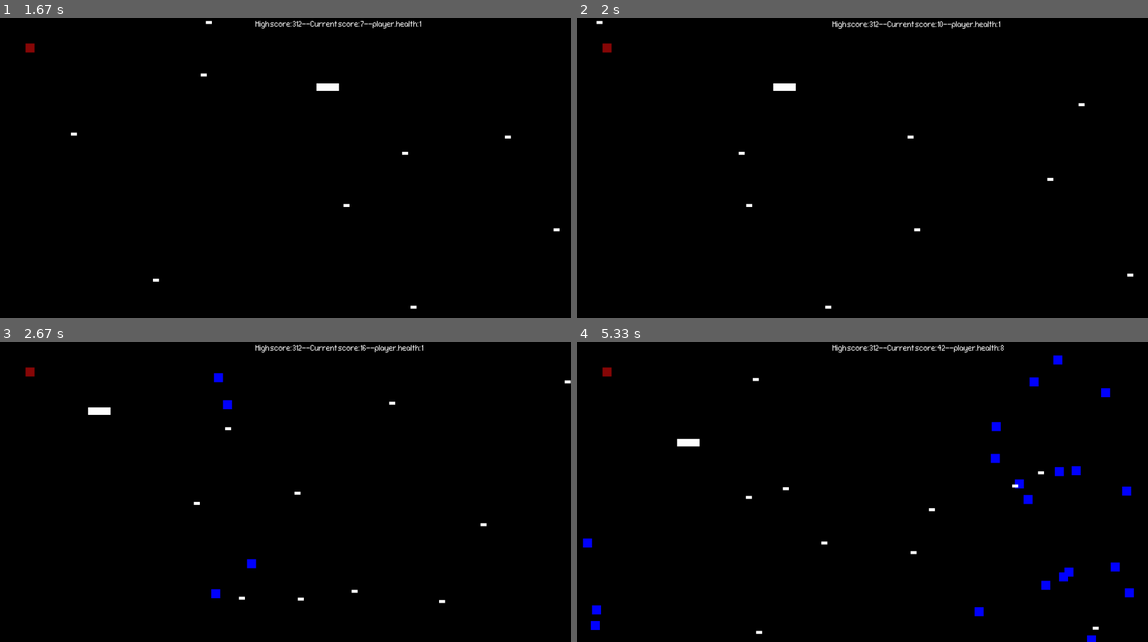
Above: before the commit, frames 1-4 (two rows, left to right).
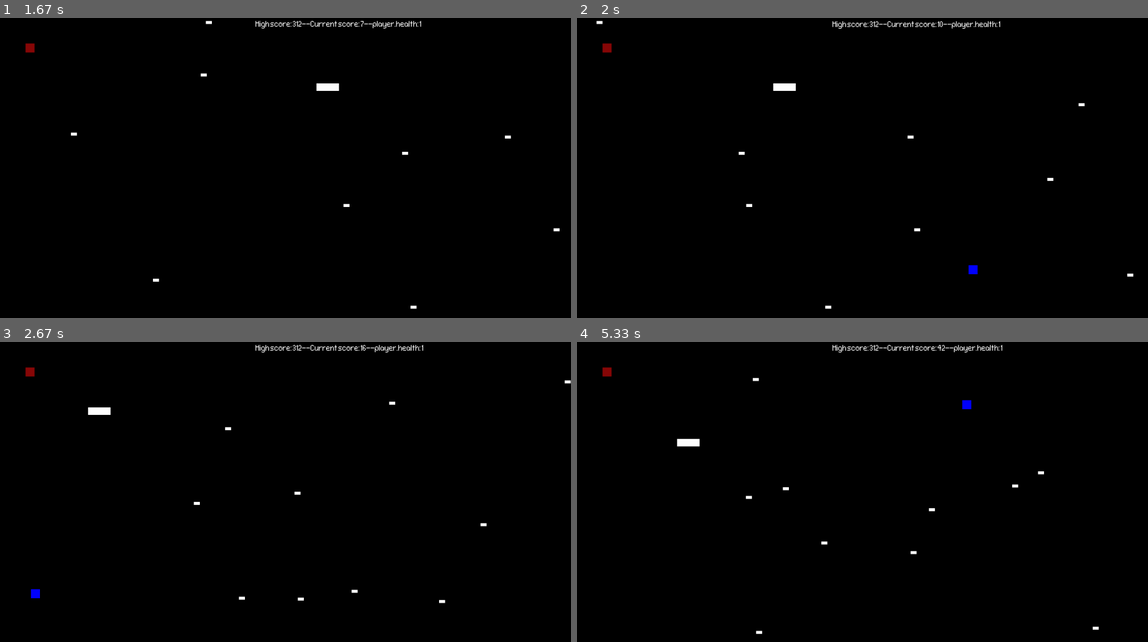
Above: after the commit, the same moments.

Repository: freshJester/pygame-prototypes
Game: pygame game, started from ver2_with_armor.py
Two runs of this game, one before a commit and one after it. Both use one fixed random seed, a clock stepped at 60 frames per second and the inputs below.
Inputs:
- Up to frame 1 (1.67 s): hold D 0.33-0.8 s; hold W 0.83-1.13 s; hold D 1.17-1.63 s
- Up to frame 2 (2 s): hold A from 1.67 s (still down)
- Up to frame 3 (2.67 s): release A at 2.2 s; hold A from 2.57 s (still down)
- Up to frame 4 (5.33 s): release A at 2.97 s; hold W 3-3.37 s; hold D 3.4-4.03 s; hold S 4.07-4.43 s; hold A 4.47-4.93 s; hold D from 4.97 s (still down)

Frame 1 is identical in both runs. In frame 2, less than 0.1% of the frame differs, in the area x 68-71%, y 82-86%; in frame 3, 0.3%; in frame 4, 1.1%, in the area x 1-98%, y 0-100%.

Commit message:
armor frequency reduced

Diff:
--- a/ver2_with_armor.py
+++ b/ver2_with_armor.py
@@ -177,10 +177,12 @@
 
 # Run until the user asks to quit
 running = True
-armor_check=False
 score = 0
+time = 0
 while running:
     print("PLAYER.HEALTH: ", player.health)
+    time += 1
+
     # Did the user click the window close button?
     for event in pygame.event.get():
         # Did the user hit a key?
@@ -213,7 +215,7 @@
     #     if type(entity) == armor:
     #         armor_check = True
 
-    if score % 10 == 0 and score != 0:
+    if time % 100 == 0 and time != 0:
         # Create the new armor and add it to sprite groups
         new_armor = Armor()
         armors.add(new_armor)
@@ -230,6 +232,7 @@
 
     # Get all keys currently pressed
     pressed_keys = pygame.key.get_pressed()
+
     # Update the player sprite based on user keypress
     player.update(pressed_keys)
 
